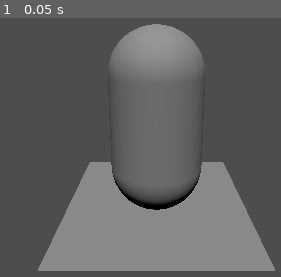
Above: before the commit, frame 1.
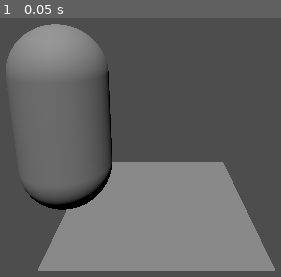
Above: after the commit, the same moment.

Repository: K1ngKuu/SpookService
Game: Godot game, scene res://game.tscn
Same seed, same stepped clock (60 frames per second), same inputs: the game is played once before the commit and once after it. The project has no main scene, so this scene is started directly.
Inputs:
- Up to frame 1 (0.05 s): no input

The runs differ from the first frame. In frame 1, 30% of the frame differs, in the area x 2-73%, y 2-75%.

Commit message:
Update Test
-Moved temporary player

Diff:
--- a/game.tscn
+++ b/game.tscn
@@ -10,7 +10,7 @@
 mesh = SubResource("PlaneMesh_mwb40")
 
 [node name="tempPlayer" type="MeshInstance3D" parent="."]
-transform = Transform3D(1, 0, 0, 0, 1, 0, 0, 0, 1, 0, 1, 0)
+transform = Transform3D(1, 0, 0, 0, 1, 0, 0, 0, 1, -1, 1, 0)
 mesh = SubResource("CapsuleMesh_80nbo")
 
 [node name="Camera" type="Camera3D" parent="."]
